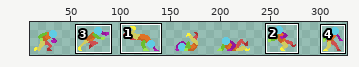
Edited in one commit: sprite sheet (Player/assets/Player Roll.png). Above, an overview of the earlier version with the close-up marked.
Close-up. Before:
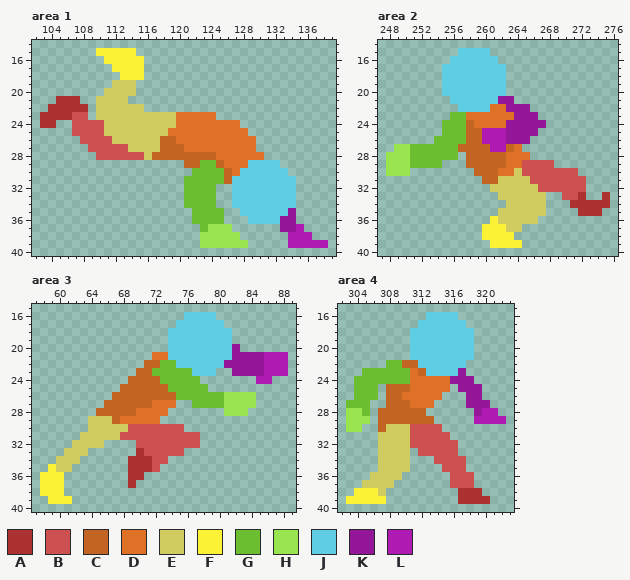
The file is 336x48 pixels. Shown: area 1: x 102..139, y 14..40; area 2: x 247..276, y 14..40; area 3: x 57..89, y 15..40; area 4: x 302..323, y 15..40. The wide view leaves out empty margins. The commit also changed other parts of the picture, which this record leaves out.
Palette (. is transparent): A #ac3232  B #ce5050  C #c46423  D #df7126  E #d1cc60  F #fbf236  G #6abe30  H #99e550  J #5fcde4  K #951799  L #af1ab2
Pixels before, area 1, first column x 103:
15 .......FFFFF........................
16 ........FFFFF.......................
17 .........FFFF.......................
18 ..........FFF.......................
19 .........EEE........................
20 ........EEEE........................
21 ..AAA..EEEE.........................
22 .AAAAA.EEEEEE.......................
23 AAAABB.EEEEEEEEEEDDDDD..............
24 AA..BBBBEEEEEEEEEDDDDDDDD...........
25 ....BBBBEEEEEEEEDDDDDDDDDD..........
26 .....BBBBEEEEEECCDDDDDDDDDD.........
27 ......BBBBBEEEECCCDDDDDDDDD.........
28 .......BBBBBBECCCCCCCCDDDDDD........
29 ..................CCGGCDDDJJJJ......
30 ...................GGGGCDJJJJJJ.....
31 ..................GGGGGCJJJJJJJJ....
32 ..................GGGG..JJJJJJJJ....
33 ..................GGGG..JJJJJJJJ....
34 ..................GGGG..JJJJJJJJ....
35 ...................GGGG..JJJJJJK....
36 ...................GGGG...JJJJKK....
37 ....................GHHH......KKL...
38 ....................HHHHH......LLL..
39 ....................HHHHHH.....LLLLL
Pixels before, area 2, first column x 248:
15 .........JJJJ...............
16 ........JJJJJJ..............
17 .......JJJJJJJJ.............
18 .......JJJJJJJJ.............
19 .......JJJJJJJJ.............
20 .......JJJJJJJJ.............
21 ........JJJJJJKK............
22 .........JJJJDDKKK..........
23 ........GGDDDDDDKKK.........
24 .......GGGCDDDDKKKKK........
25 .......GGGCCLLLKKKK.........
26 ......GGGGCCLLLKKK..........
27 .HHGGGGGGCCCCLLCD...........
28 HHHGGGGGG.CCCCCDDD..........
29 HHHGGGG...CCCCCDDBBBB.......
30 HHH........CCCDDEBBBBBBB....
31 ............CCEEEEBBBBBBB...
32 .............EEEEEEBBBBBB...
33 ..............EEEEEE..BBA..A
34 ...............EEEEE...AAAAA
35 ..............EEEEEE....AAA.
36 .............FEEEEE.........
37 ............FFFEE...........
38 ............FFFF............
39 .............FFFF...........
Pixels before, area 3, first column x 58:
16 ..................JJJJ.........
17 .................JJJJJJ........
18 ................JJJJJJJJ.......
19 ................JJJJJJJJ.......
20 ................JJJJJJJJK......
21 ..............DDJJJJJJJJKKKKLLL
22 .............CCGGJJJJJJKKKKKLLL
23 ............CCGGGGGJJJ..KKKKLLL
24 ...........CCCCGGGGG.......LL..
25 ..........CCCCCCGGGGG..........
26 .........CCCCCCCCGGGGGGHHHH....
27 ........CCCCCCDDD..GGGGHHHH....
28 .......CCCCCDDDD.......HHH.....
29 ......EEECDDDDD................
30 ......EEEEEBBBBBBB.............
31 .....EEEEEBBBBBBBBBB...........
32 ....EEEE....BBBBBBBB...........
33 ...EEE......ABBBBB.............
34 ..EEE......AAABB...............
35 .FEE.......AAAB................
36 FFF........AA..................
37 FFF........A...................
38 FFF............................
39 .FFF...........................
Pixels before, area 4, first column x 303:
16 ..........JJJJ......
17 .........JJJJJJ.....
18 ........JJJJJJJJ....
19 ........JJJJJJJJ....
20 ........JJJJJJJJ....
21 ........JJJJJJJJ....
22 .....GGCCJJJJJJ.....
23 ..GGGGGGDCJJJJK.....
24 .GGGGGGGDDDDDKKK....
25 .GGG.CCCDDDDD.KKK...
26 .GGG.CCDDDDD...KK...
27 GGG..CCCDDD....KKK..
28 HHG.CCCCCC......KLL.
29 HHH.CCCCCCC.....LLLL
30 HH..CEEEBBBB........
31 ....EEEEBBBBB.......
32 ....EEEEBBBBBB......
33 ....EEEE.BBBBB......
34 ....EEEE...BBBB.....
35 ....EEEE....BBB.....
36 ...EEEE......BBB....
37 ..EEEE.......BBB....
38 .FFFE.........AAA...
39 FFFFF.........AAAA..
Now the later version:
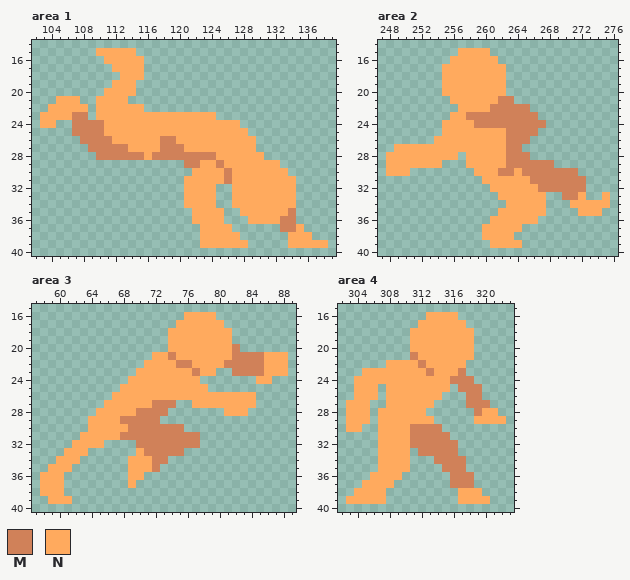
Colours new in this view: M #d08159  N #ffaa5e
The exact change:
Changed rows in their new state; - is an unchanged pixel.
Area 1:
first column x 103:
15 -------NNNNN------------------------
16 --------NNNNN-----------------------
17 ---------NNNN-----------------------
18 ----------NNN-----------------------
19 ---------NNN------------------------
20 --------NNNN------------------------
21 --NNN--NNNN-------------------------
22 -NNNNN-NNNNNN-----------------------
23 NNNNMM-NNNNNNNNNNNNNNN--------------
24 NN--MMMMNNNNNNNNNNNNNNNNN-----------
25 ----MMMMNNNNNNNNNNNNNNNNNN----------
26 -----MMMMNNNNNNMMNNNNNNNNNN---------
27 ------MMMMMNNNNMMMNNNNNNNNN---------
28 -------MMMMMMNMMMMMMMMNNNNNN--------
29 ------------------MMNNMNNNNNNN------
30 -------------------NNNNMNNNNNNN-----
31 ------------------NNNNNMNNNNNNNN----
32 ------------------NNNN--NNNNNNNN----
33 ------------------NNNN--NNNNNNNN----
34 ------------------NNNN--NNNNNNNN----
35 -------------------NNNN--NNNNNNM----
36 -------------------NNNN---NNNNMM----
37 --------------------NNNN------MMN---
38 --------------------NNNNN------NNN--
39 --------------------NNNNNN-----NNNNN
Area 2:
first column x 248:
15 ---------NNNN---------------
16 --------NNNNNN--------------
17 -------NNNNNNNN-------------
18 -------NNNNNNNN-------------
19 -------NNNNNNNN-------------
20 -------NNNNNNNN-------------
21 --------NNNNNNMM------------
22 ---------NNNNMMMMM----------
23 --------NNMMMMMMMMM---------
24 -------NNNNMMMMMMMMM--------
25 -------NNNNNNNNMMMM---------
26 ------NNNNNNNNNMMM----------
27 -NNNNNNNNNNNNNNMM-----------
28 NNNNNNNNN-NNNNNMMM----------
29 NNNNNNN---NNNNNMMMMMM-------
30 NNN--------NNNMMNMMMMMMM----
31 ------------NNNNNNMMMMMMM---
32 -------------NNNNNNMMMMMM---
33 --------------NNNNNN--MMN--N
34 ---------------NNNNN---NNNNN
35 --------------NNNNNN----NNN-
36 -------------NNNNNN---------
37 ------------NNNNN-----------
38 ------------NNNN------------
39 -------------NNNN-----------
Area 3:
first column x 58:
16 ------------------NNNN---------
17 -----------------NNNNNN--------
18 ----------------NNNNNNNN-------
19 ----------------NNNNNNNN-------
20 ----------------NNNNNNNNM------
21 --------------NNMNNNNNNNMMMMNNN
22 -------------NNNNMMNNNNMMMMMNNN
23 ------------NNNNNNNMNN--MMMMNNN
24 -----------NNNNNNNNN-------NN--
25 ----------NNNNNNNNNNN----------
26 ---------NNNNNNNNNNNNNNNNNN----
27 --------NNNNNNMMM--NNNNNNNN----
28 -------NNNNNMMMM-------NNN-----
29 ------NNNNMMMMM----------------
30 ------NNNNNMMMMMMM-------------
31 -----NNNNNMMMMMMMMMM-----------
32 ----NNNN----MMMMMMMM-----------
33 ---NNN------NMMMMM-------------
34 --NNN------NNNMM---------------
35 -NNN-------NNNM----------------
36 NNN--------NN------------------
37 NNN--------N-------------------
38 NNN----------------------------
39 -NNN---------------------------
Area 4:
first column x 303:
16 ----------NNNN------
17 ---------NNNNNN-----
18 --------NNNNNNNN----
19 --------NNNNNNNN----
20 --------NNNNNNNN----
21 --------MNNNNNNN----
22 -----NNNNMNNNNN-----
23 --NNNNNNNNMNNNM-----
24 -NNNNNNNNNNNNMMM----
25 -NNN-NNNNNNNN-MMM---
26 -NNN-NNNNNNN---MM---
27 NNN--NNNNNN----MMM--
28 NNN-NNNNNN------MNN-
29 NNN-NNNNNNN-----NNNN
30 NN--NNNNMMMM--------
31 ----NNNNMMMMM-------
32 ----NNNNMMMMMM------
33 ----NNNN-MMMMM------
34 ----NNNN---MMMM-----
35 ----NNNN----MMM-----
36 ---NNNN------MMM----
37 --NNNN-------MMM----
38 -NNNN---------NNN---
39 NNNNN---------NNNN--
Changed places in both close-ups, as pixel boxes (x1, y1, x2, y2):
changed: (40, 48, 328, 248)
changed: (386, 48, 610, 248)
changed: (40, 312, 288, 504)
changed: (346, 312, 506, 504)
